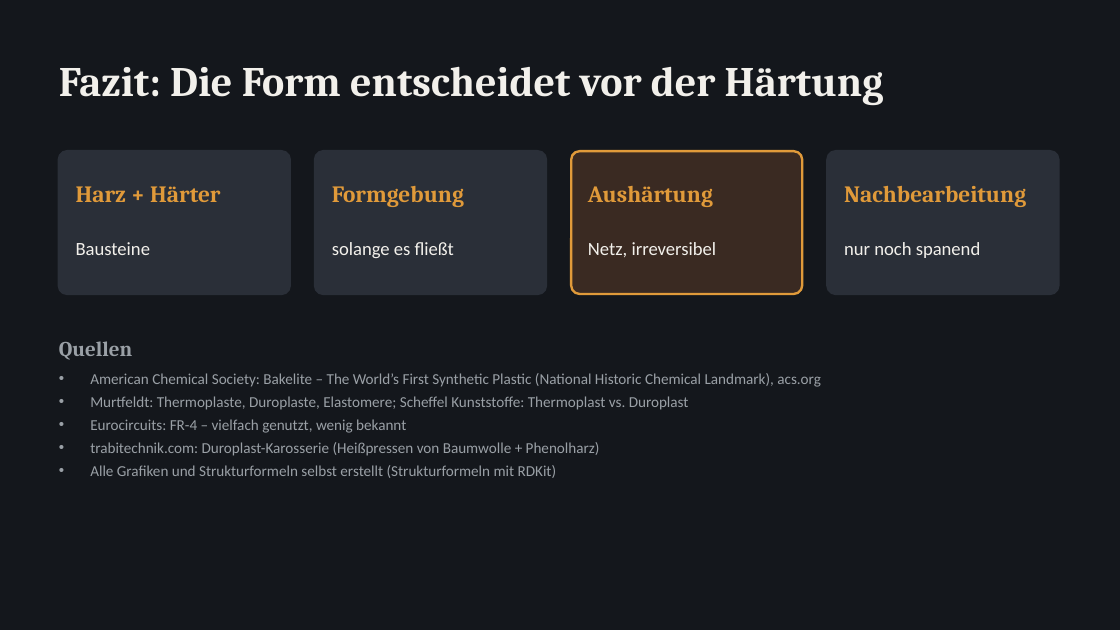
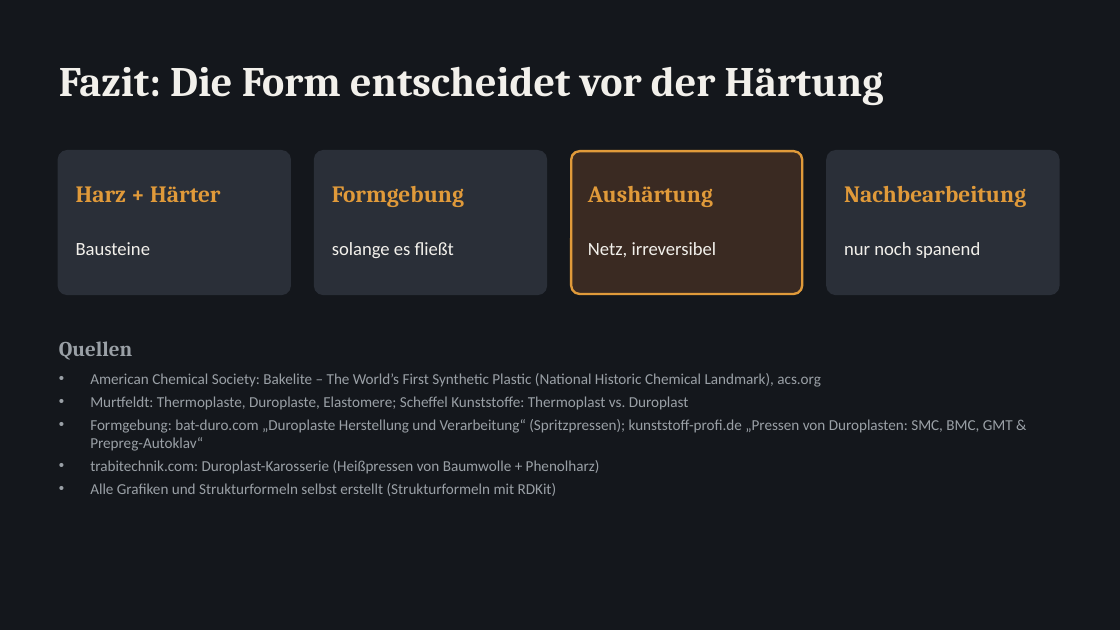
Before and after one commit to tgg-8/Contend-creation-, a slide deck: slide 5 of Duroplaste_Herstellung.pptx. Drawn at 1120x630 pixels with LibreOffice and Linux fonts; fonts in the diff are those of the drawing. Boxes give left, top, right and bottom in pixels: in the first picture for what was removed or moved away, otherwise in the second. Text is boxed around its words. In the diff, an @@ line names an element or a change of style, - is before the commit and + after.

```diff
--- a/Duroplaste_Herstellung.pptx
+++ b/Duroplaste_Herstellung.pptx
@@ text at (90,419,1013,451): text changed @@
-• Eurocircuits: FR-4 – vielfach genutzt, wenig bekannt
+• Formgebung: bat-duro.com „Duroplaste Herstellung und Verarbeitung“ (Spritzpressen); kunststoff-profi.de „Pressen von Duroplasten: SMC, BMC, GMT & Prepreg-Autoklav“
```
